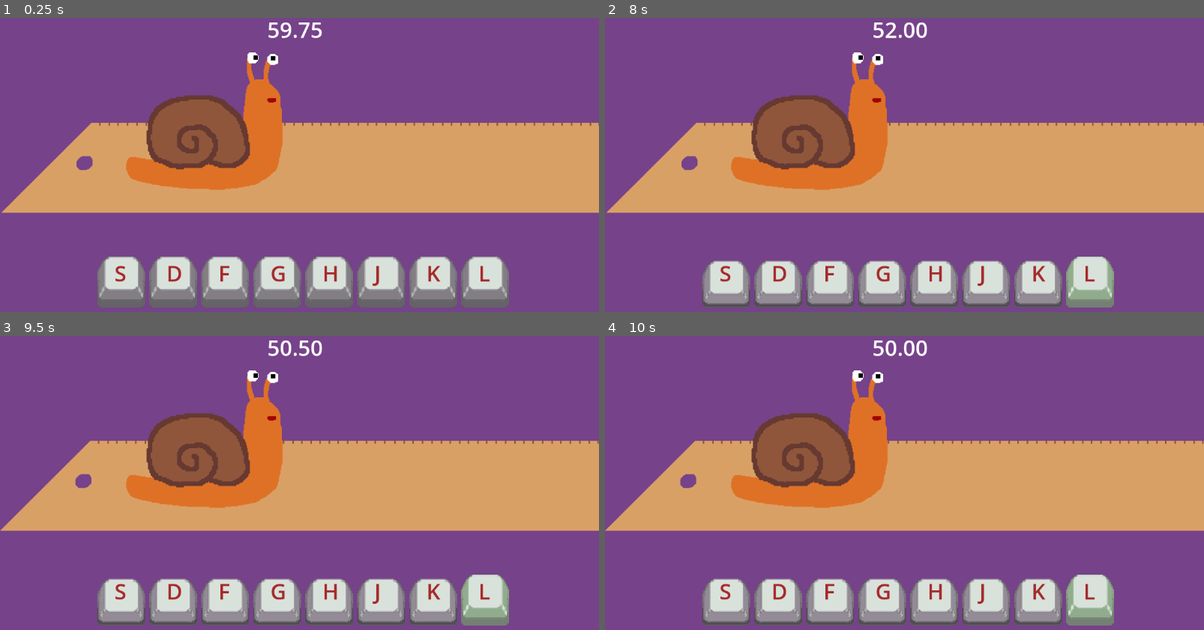
Above: before the commit, frames 1-4 (two rows, left to right).
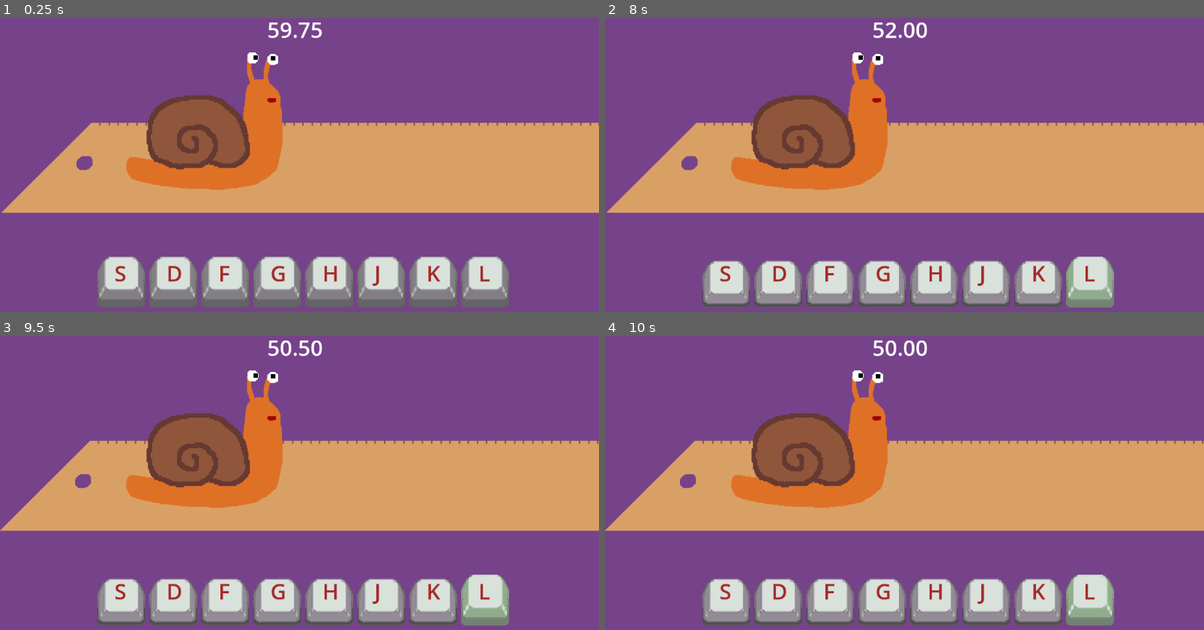
Above: after the commit, the same moments.

Repository: Superjesus2/snailrail
Game: Godot game, scene res://root.tscn
The game is run twice, just before and just after one commit, with the same random seed, the same clock (stepped at 60 frames per second) and the same inputs.
Inputs (mouse positions are in pixels of both pictures, inside the frame that each line leads up to):
- Up to frame 1 (0.25 s): no input
- Up to frame 2 (8 s): click (724, 282) at 0.5 s; click (778, 282) at 1.25 s; click (832, 282) at 2 s; click (880, 282) at 2.75 s; click (934, 282) at 3.5 s; click (988, 282) at 4.25 s; click (1036, 282) at 5 s; click (1090, 282) at 5.75 s; tap Enter at 6.5 s; hold D 6.53-7.28 s; hold V 6.53-7.28 s; tap X at 6.8, 7.35 s; hold S from 7.28 s (still down); tap F at 7.55 s
- Up to frame 3 (9.5 s): release S at 8.03 s; hold F 8.03-8.78 s; hold D from 8.03 s (still down); tap G at 8.3, 8.85 s; tap H at 9.05 s
- Up to frame 4 (10 s): release D at 9.53 s; hold S from 9.53 s (still down); hold H from 9.53 s (still down); tap J at 9.8 s

Frames 1-2 are identical in both runs. In frame 3, less than 0.1% of the frame differs, in the area x 0-100%, y 35-67%; in frame 4, less than 0.1%.

Commit message:
remove unused code

Diff:
--- a/godot/root.gd
+++ b/godot/root.gd
@@ -135,9 +135,11 @@
 	vitesse += 1
 	is_snared = false
 	is_slowed = false
+	idle_duration = 0
 func _on_key_fail():
 	print("key fail")
 	is_snared = true
+	idle_duration = 0
 
 func start_snail():
 	pass
@@ -165,7 +167,6 @@
 	return false
 
 func _input(event):
-
 	if event is InputEventKey:
 		if event.is_pressed() and not event.is_echo():
 			if event.physical_keycode == expected_key:
@@ -180,93 +181,3 @@
 				expected_key = keys_for_this_animal__keys[cur_key_index + offset]
 			else:
 				_on_key_fail()
-
-
-#	for key in keys_for_this_animal__keys:
-		# key c'est un keycode (KEY_S, KEY_D...)
-		# ce n'est pas forcément une touche qui a été pressé
-
-
-#		if is_event_key_pressed(event, key):
-#			idle_duration = 0
-#			pass
-
-
-
-
-
-
-	# reset idle duration when an expected key has been pressed
-	for key in keys_for_this_animal__keys:
-		if is_event_key_pressed(event, key):
-#			idle_duration = 0
-			pass
-
-	var any_valid_key_has_been_pressed = \
-						keys_for_this_animal__keys.any(func(k):
-			return is_event_key_pressed(event,k))
-	if any_valid_key_has_been_pressed:
-		pass
-#		idle_duration = 0
-
-
-		#DEBUG
-#	if Input.is_physical_key_pressed(KEY_V):
-#		_on_key_success()
-#	if Input.is_physical_key_pressed(KEY_X):
-#		_on_key_fail()
-
-#	var label_S = get_node("/root/root/keyboard_keys/label_S")
-#	var label_D = get_node("/root/root/keyboard_keys/label_D")
-#	var label_F = get_node("/root/root/keyboard_keys/label_F")
-#	var label_G = get_node("/root/root/keyboard_keys/label_G")
-#	var label_H = get_node("/root/root/keyboard_keys/label_H")
-#	var label_J = get_node("/root/root/keyboard_keys/label_J")
-#	var label_K = get_node("/root/root/keyboard_keys/label_K")
-#	var label_L = get_node("/root/root/keyboard_keys/label_L")
-
-
-		# UNE METHODE MOINS LABORIEUSE ?
-#	if escargo == true:
-#		var keys_for_this_animal__keys = ["S", "D"]
-#		validate_input([14,2,3], event)
-
-
-#	if Input.is_physical_key_pressed(KEY_S):
-#		if starting == true:
-#			if label_S.button_pressed == false:
-#				print("S, go to D")
-#				label_S.button_pressed = true
-#				starting = false
-#			else:
-#				print('fail')
-#		else:
-#			if label_S.button_pressed == false and label_D.button_pressed == true:
-#				print("S, go to D")
-#				going_right = true
-#			else:
-#				print('fail')
-#		if Input.is_physical_key_pressed(KEY_D):
-#			if going_right == true:
-#				if label_D.button_pressed == false and label_S.button_pressed == true:
-#					print("D, go to F")
-#				else:
-#					print('fail')
-#			else:
-#				if label_D.button_pressed == false and label_F.button_pressed == true:
-#					print("D, go to S")
-#				else:
-#					print('fail')
-	#	if Input.is_physical_key_pressed(KEY_F):
-	#	if Input.is_physical_key_pressed(KEY_G):
-	#	if Input.is_physical_key_pressed(KEY_H):
-	#	if Input.is_physical_key_pressed(KEY_J):
-	#	if Input.is_physical_key_pressed(KEY_K):
-	#	if Input.is_physical_key_pressed(KEY_L):
-
-#	else if millepatte == true
-		#	if Input.is_physical_key_pressed(KEY_F):
-		#	if Input.is_physical_key_pressed(KEY_G):
-		#	if Input.is_physical_key_pressed(KEY_H):
-		#	if Input.is_physical_key_pressed(KEY_J):
-		#	if Input.is_physical_key_pressed(KEY_K):
